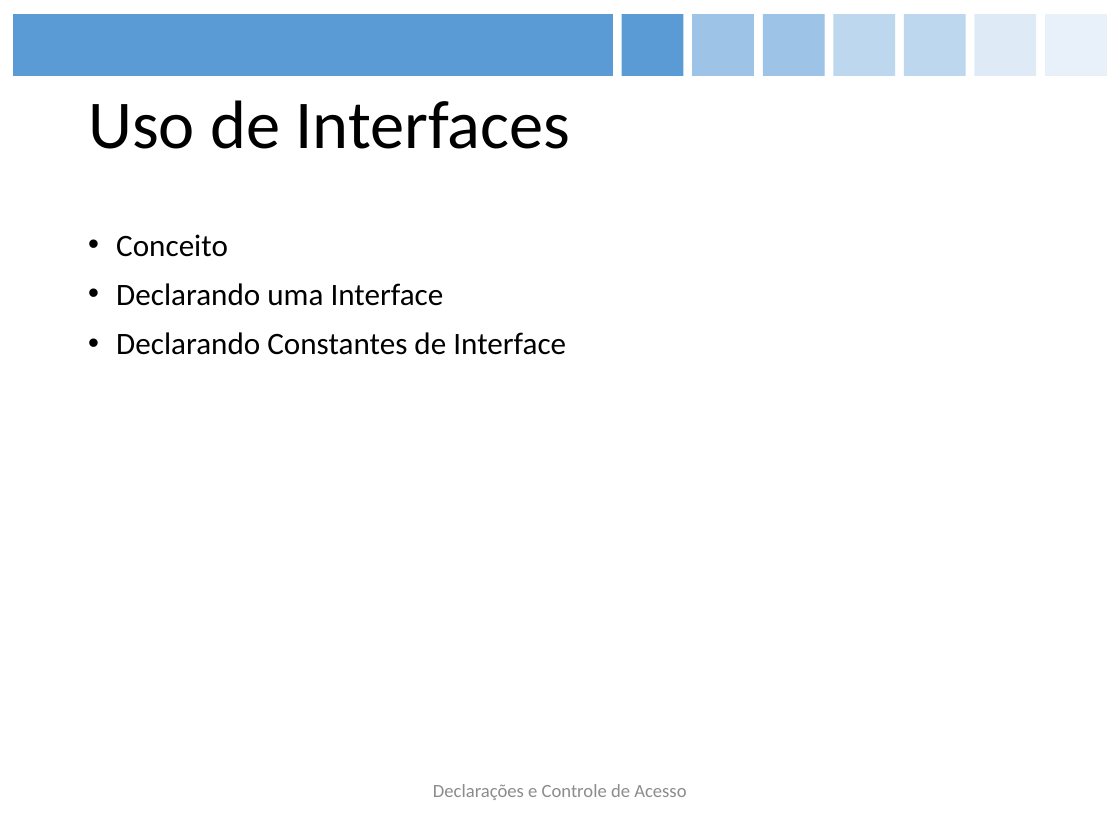
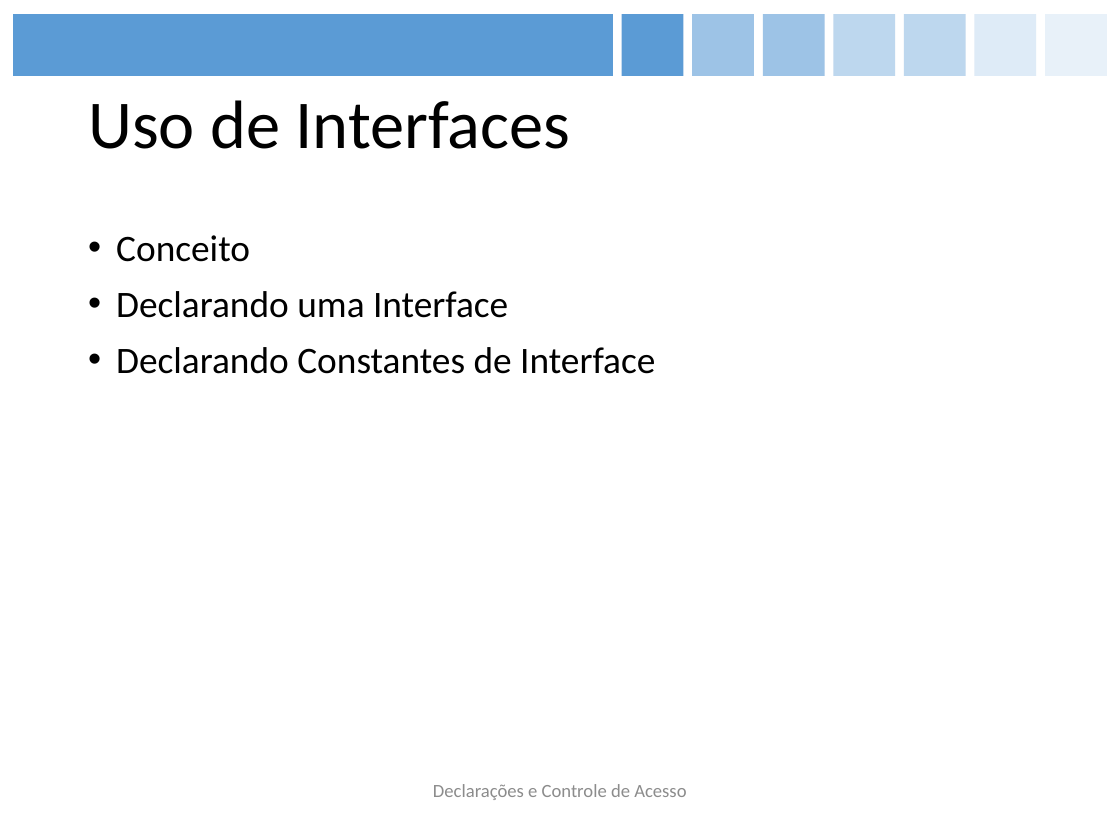
Before and after one commit to figueiredojrr/treinamentoJavaSeOcaAgosto, a slide deck: slide 12 of TreinamentoJavaSeOca/documentos/apresentação/OCA.pptx. Drawn at 1120x840 pixels with LibreOffice and Linux fonts; fonts in the diff are those of the drawing. Boxes give left, top, right and bottom in pixels: in the first picture for what was removed or moved away, otherwise in the second. Text is boxed around its words. In the diff, an @@ line names an element or a change of style, - is before the commit and + after.

Commit message:
atualizado ppt

```diff
--- a/TreinamentoJavaSeOca/documentos/apresentação/OCA.pptx
+++ b/TreinamentoJavaSeOca/documentos/apresentação/OCA.pptx
@@ text "Conceito" at bbox=[116, 235, 655, 374]: size 20 to 24 pt @@
```
